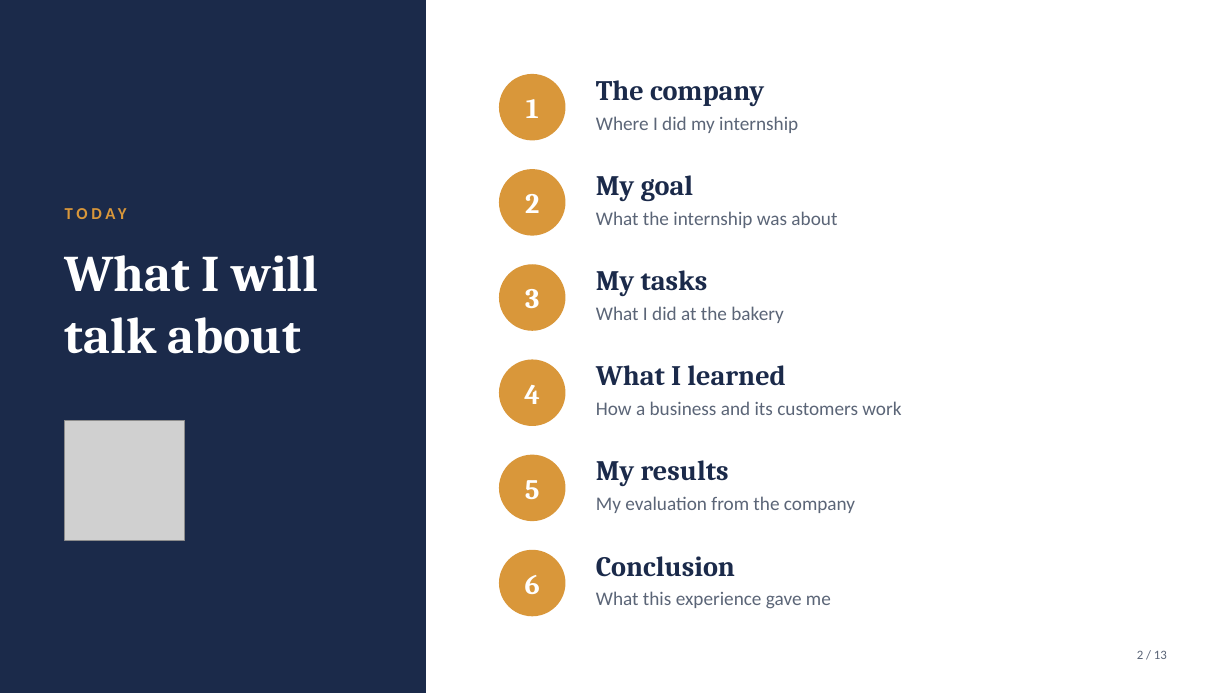
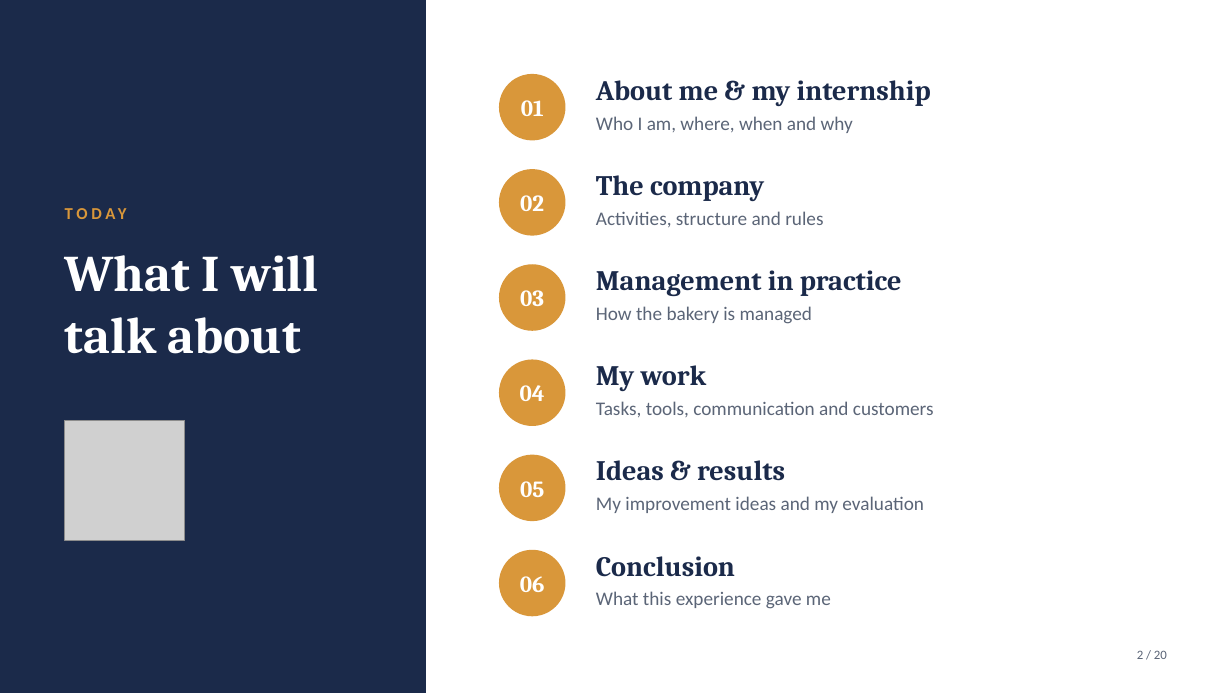
Before and after one commit to djoeeej/djoeeej, a slide deck: slide 2 of france-internship/Internship_France_Defense.pptx. Drawn at 1232x693 pixels with LibreOffice and Linux fonts; fonts in the diff are those of the drawing; grey boxes stand for pictures. Boxes give left, top, right and bottom in pixels: in the first picture for what was removed or moved away, otherwise in the second. Text is boxed around its words. In the diff, an @@ line names an element or a change of style, - is before the commit and + after.

```diff
--- a/france-internship/Internship_France_Defense.pptx
+++ b/france-internship/Internship_France_Defense.pptx
@@ text added at (x1=596, y1=80, x2=931, y2=106), 22 pt, text #1B2A4A, bold @@
+About me & my internship
@@ text in ellipse at (x1=521, y1=100, x2=544, y2=116): text changed; size 22 to 18 pt @@
-1
+01
@@ text at (x1=596, y1=116, x2=853, y2=133): text changed @@
-Where I did my internship
+Who I am, where, when and why
@@ text "The company" moved from (x1=596, y1=80, x2=764, y2=106) to (x1=596, y1=175, x2=764, y2=201) @@
@@ text removed at (x1=596, y1=175, x2=694, y2=201) @@
-My goal
@@ text in ellipse at (x1=520, y1=195, x2=544, y2=211): text changed; size 22 to 18 pt @@
-2
+02
@@ text at (x1=596, y1=211, x2=823, y2=227): text changed @@
-What the internship was about
+Activities, structure and rules
@@ text in ellipse at (x1=520, y1=290, x2=544, y2=306): text changed; size 22 to 18 pt @@
-3
+03
@@ text at (x1=596, y1=270, x2=902, y2=296): text changed @@
-My tasks
+Management in practice
@@ text at (x1=596, y1=306, x2=812, y2=324): text changed @@
-What I did at the bakery
+How the bakery is managed
@@ text in ellipse at (x1=520, y1=385, x2=545, y2=401): text changed; size 22 to 18 pt @@
-4
+04
@@ text at (x1=596, y1=365, x2=707, y2=391): text changed @@
-What I learned
+My work
@@ text at (x1=596, y1=401, x2=934, y2=417): text changed @@
-How a business and its customers work
+Tasks, tools, communication and customers
@@ text at (x1=596, y1=460, x2=785, y2=481): text changed @@
-My results
+Ideas & results
@@ text in ellipse at (x1=520, y1=481, x2=544, y2=497): text changed; size 22 to 18 pt @@
-5
+05
@@ text at (x1=596, y1=496, x2=924, y2=513): text changed @@
-My evaluation from the company
+My improvement ideas and my evaluation
@@ text in ellipse at (x1=520, y1=576, x2=545, y2=592): text changed; size 22 to 18 pt @@
-6
+06
@@ text at (x1=1137, y1=650, x2=1167, y2=659): text changed @@
-2 / 13
+2 / 20
```
Also in this commit, not shown: 10 other slides changed, 9 slides added, 2 slides removed, 2 other files.
